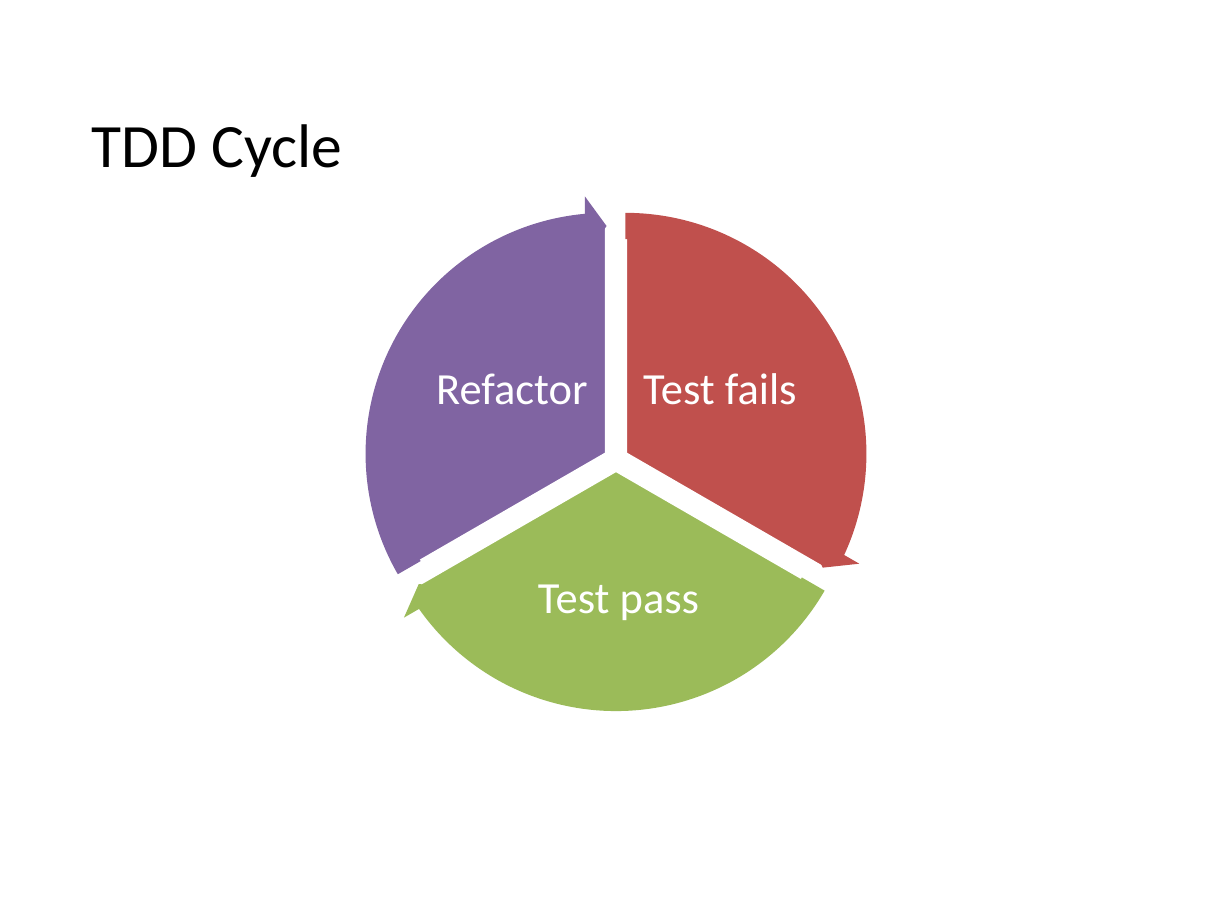
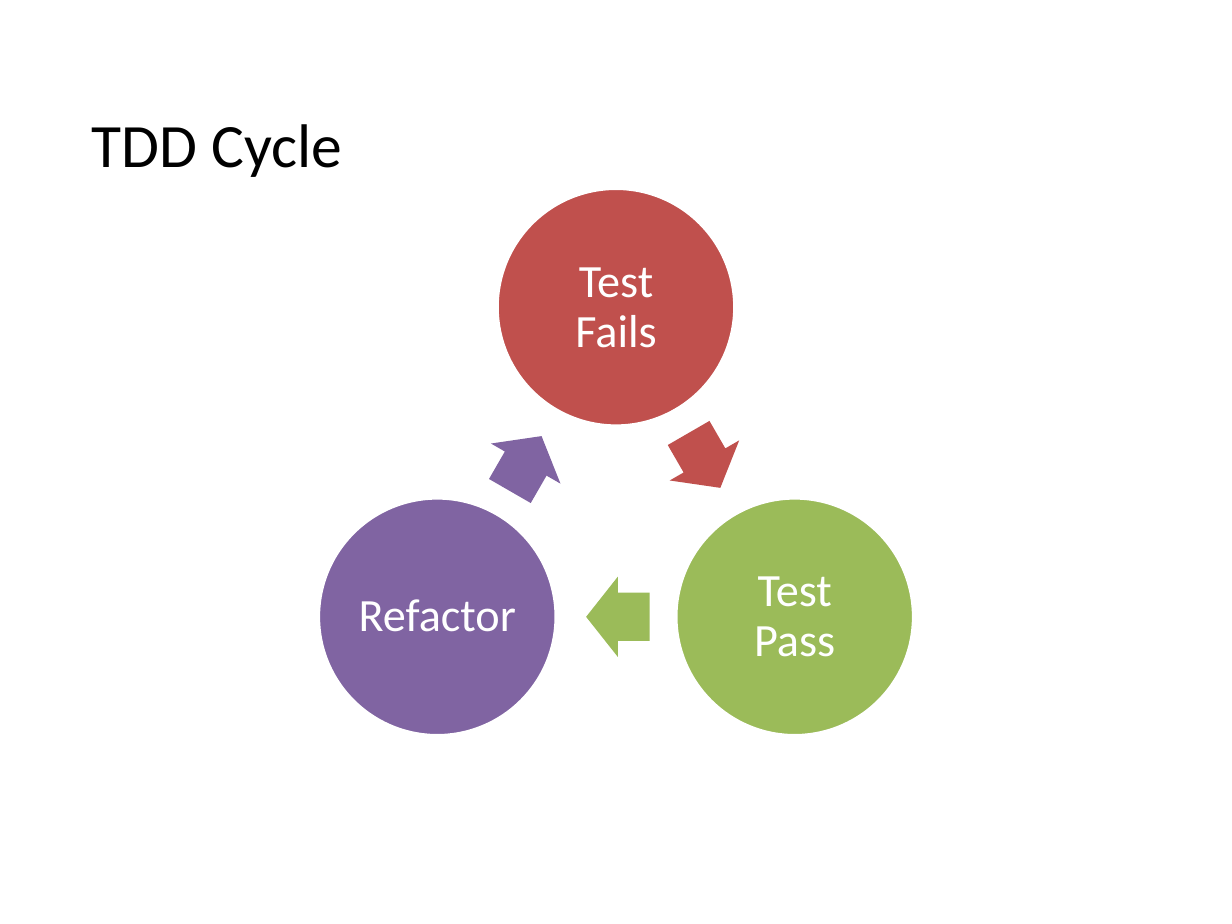
Before and after one commit to feedfood/TDD, a slide deck: slide 2 of Documents/TDD Hands-On 1 .pptx. Drawn at 1232x924 pixels with LibreOffice and Linux fonts; fonts in the diff are those of the drawing. Boxes give left, top, right and bottom in pixels: in the first picture for what was removed or moved away, otherwise in the second. Text is boxed around its words. In the diff, an @@ line names an element or a change of style, - is before the commit and + after.

```diff
--- a/Documents/TDD Hands-On 1 .pptx
+++ b/Documents/TDD Hands-On 1 .pptx
@@ group removed at (349, 196, 885, 729): 3 pie slice (boxed as its full ellipse)s, 3 circular arrows @@
@@ text at (575, 267, 656, 348): text changed; size 26 to 27 pt @@
-Test fails
+Test Fails
@@ group added at (318, 188, 914, 736): 3 ellipses, 3 right arrows @@
@@ text "Refactor": place and size @@
-text "Refactor" at (436, 373, 587, 405)
+text "Refactor" at (359, 599, 516, 632)
@@ text "Refactor" at (359, 599, 516, 632): size 26 to 27 pt @@
@@ text at (754, 576, 835, 657): text changed; size 26 to 27 pt @@
-Test pass
+Test Pass
```
Also in this commit, not shown: 1 slide added.
